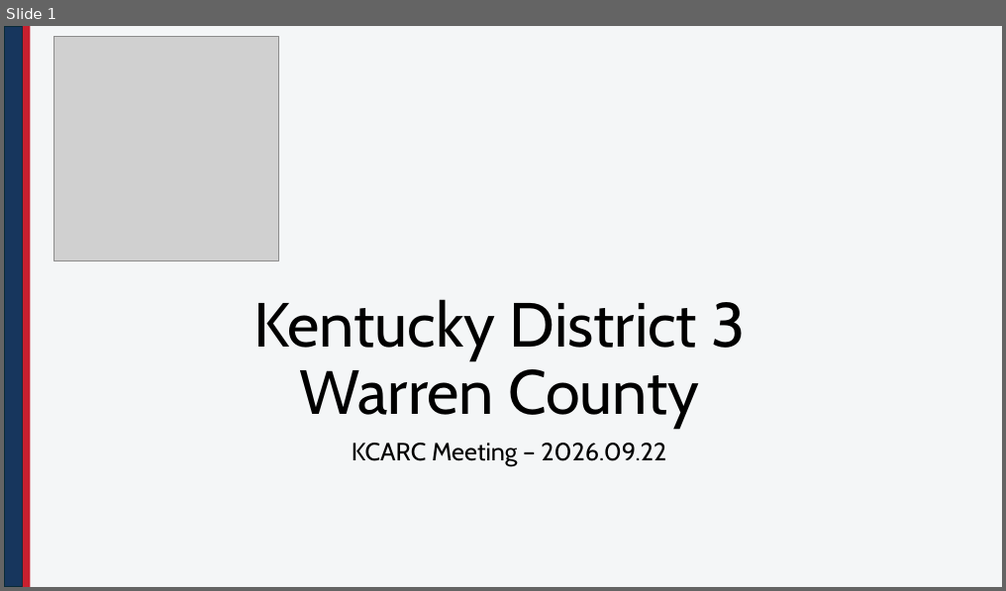
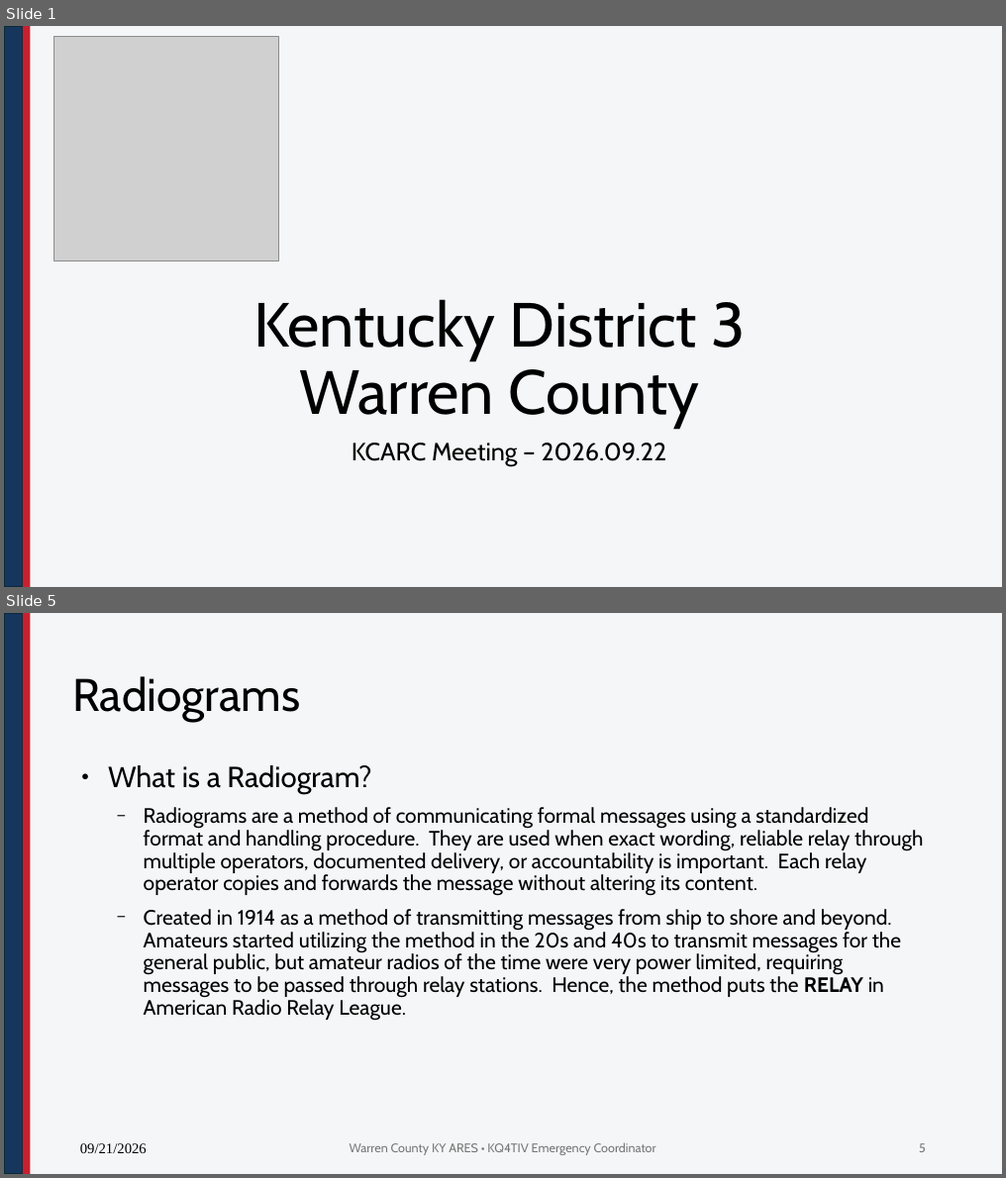
Before and after one commit to nathanielbutts/nathanielbutts.github.io, a slide deck: documents/meetings/KCARC Meeting 20260922.pptx. Shown one above the other, each under a label of ours: slide 1 before the commit, slides 1 and 5 after it; the slides between them are not shown. The pictures are 1006x591 and 1006x1178 pixels, drawn with LibreOffice and Linux fonts; fonts in the diff are those of the drawing; grey boxes stand for pictures; background and template pictures are left out. Boxes give left, top, right and bottom in pixels: in the first picture for what was removed or moved away, otherwise in the second. Text is boxed around its words. In the diff, an @@ line names an element or a change of style, - is before the commit and + after.

```diff
--- a/documents/meetings/KCARC Meeting 20260922.pptx
+++ b/documents/meetings/KCARC Meeting 20260922.pptx
@@ slide 5 added at [4,613,1002,1174], background #F4F6F7; not listed: 2 template elements that a slide beside it also shows @@
@@ title added at [72,676,300,722], 44 pt, text #000000 @@
+Radiograms
@@ text added at [108,765,923,1021], 20 pt, text #000000 @@
+● What is a Radiogram?
+  − Radiograms are a method of communicating formal messages using a standardized format and handling procedure. They are used when exact wording, reliable relay through multiple operators, documented delivery, or accountability is important. Each relay operator copies and forwards the message without altering its content.
+  − Created in 1914 as a method of transmitting messages from ship to shore and beyond. Amateurs started utilizing the method in the 20s and 40s to transmit messages for the general public, but amateur radios of the time were very power limited, requiring messages to be passed through relay stations. Hence, the method puts the RELAY in American Radio Relay League.
@@ text added at [80,1144,147,1154], 14 pt, text #000000 @@
+09/21/2026
@@ text added at [350,1143,656,1156], 12 pt, text #797979 @@
+Warren County KY ARES • KQ4TIV Emergency Coordinator
@@ page number added at [919,1144,926,1153], 12 pt, text #797979 @@
+5
```
Also in this commit, not shown: 3 slides changed, 5 other slides added, 2 other files.
